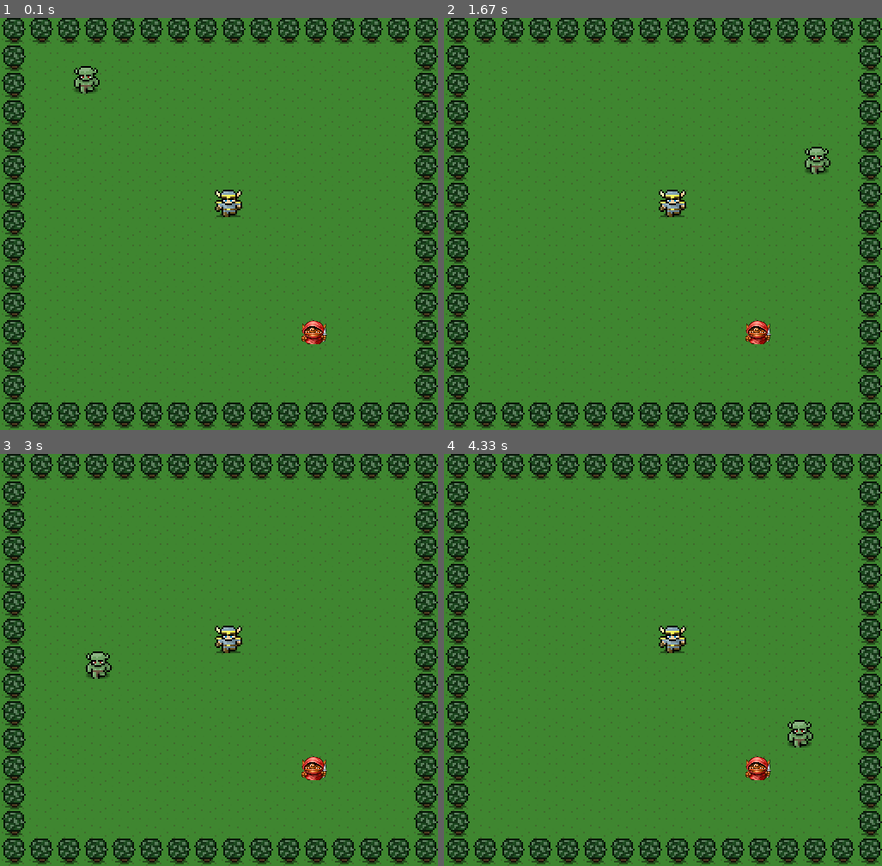
Above: before the commit, frames 1-4 (two rows, left to right).
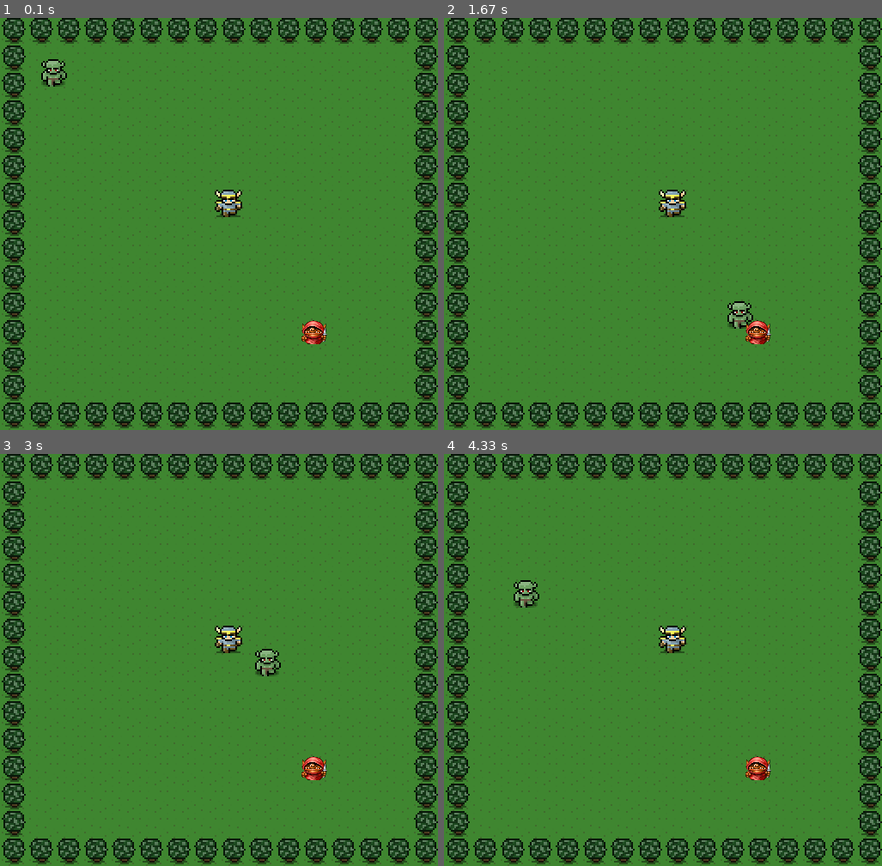
Above: after the commit, the same moments.

Repository: AutumnColeman/pygame_hero
Game: pygame game, started from template1.py
The game is run twice, just before and just after one commit, with the same random seed, the same clock (stepped at 60 frames per second) and the same inputs.
Inputs:
- Up to frame 1 (0.1 s): no input
- Up to frame 2 (1.67 s): no input
- Up to frame 3 (3 s): no input
- Up to frame 4 (4.33 s): no input

The runs differ from the first frame. In frame 1, 0.6% of the frame differs, in the area x 9-23%, y 10-19%; in frame 2, 0.6%; in frame 3, 0.6%; in frame 4, 0.6%.

Commit message:
Fixed the barriers and added class

Diff:
--- a/template1.py
+++ b/template1.py
@@ -5,12 +5,13 @@
 
 
 
-# class Monster(object):
-#     def __init__(self, x, y):
-#         self.x = x
-#         self.y = y
-#         self.speed_x = 5
-#         self.speed_y = 5
+class Monster(object):
+    def __init__(self, x, y):
+        self.img = pygame.image.load('images/monster.png').convert_alpha()
+        self.x = x
+        self.y = y
+        self.speed_x = 2
+        self.speed_y = 2
 #
 #
 #     # def update()
@@ -43,11 +44,12 @@
     background_image = pygame.image.load('images/background.png').convert_alpha()
     #sprite characters
     hero = pygame.image.load('images/hero.png').convert_alpha()
-    monster = pygame.image.load('images/monster.png').convert_alpha()
-    monster_x = 50
-    monster_y = 50
-    monster_speed_x = 5
-    monster_speed_y = 0
+    # monsterimg = pygame.image.load('images/monster.png').convert_alpha()
+    # monster_x = 50
+    # monster_y = 50
+    # monster_speed_x = 5
+    # monster_speed_y = 5
+    monster = Monster(30, 30)
     goblin = pygame.image.load('images/goblin.png').convert_alpha()
     # game loop
     stop_game = False
@@ -67,22 +69,22 @@
         ######################################
         #moves the monster right and off screen
 
-        monster_x += monster_speed_x
-        monster_y += monster_speed_y
-        if monster_x > width:
-            monster_speed_x = -5
-        if monster_y > width:
-            monster_speed_y = -5
-        if monster_x - 30 < 0:
-            monster_speed_x = 5
-        if monster_y - 30 < 0:
-            monster_speed_y = 5
+        monster.x += monster.speed_x
+        monster.y += monster.speed_y
+        if monster.x + 60 > width:
+            monster.speed_x = -5
+        if monster.y + 60 > height:
+            monster.speed_y = -5
+        if monster.x - 30 < 0:
+            monster.speed_x = 3
+        if monster.y - 30 < 0:
+            monster.speed_y = 3
 
         time_to_dir_change = time.time() + 2
         now = time.time()
         if now <= time_to_dir_change:
-            monster_x += 1
-            monster_y += 1
+            monster.x += 1
+            monster.y += 1
             # monster_speed_x = 5
             # monster_speed_y = 5
             time_to_dir_change = time.time() + 2
@@ -98,7 +100,7 @@
 
         #renders sprites
         screen.blit(hero, (250, 200))
-        screen.blit(monster, (monster_x, monster_y)),
+        screen.blit(monster.img, (monster.x, monster.y)),
         screen.blit(goblin, (350, 350))
 
         # update the canvas display with the currently drawn frame
